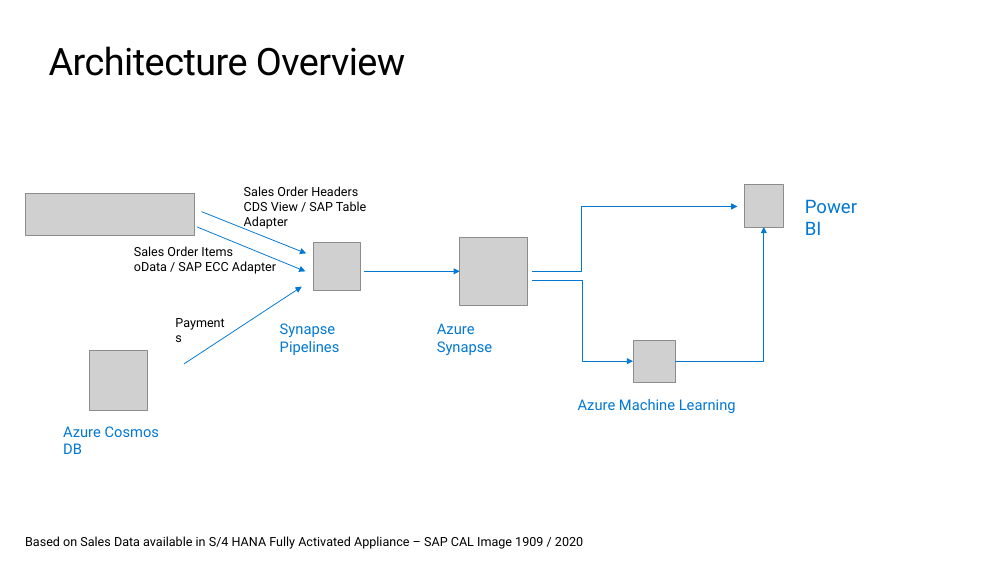
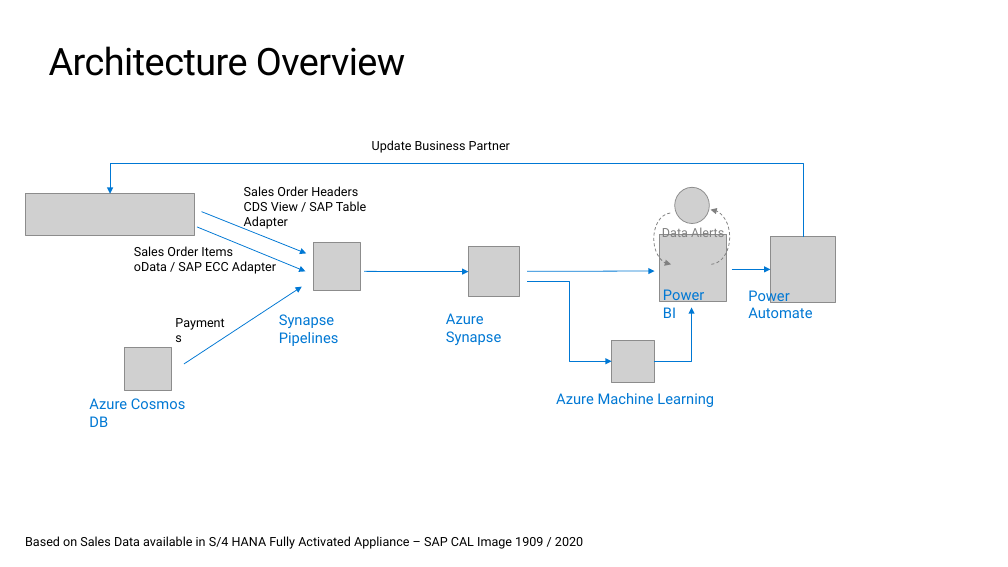
Before and after one commit to thzandvl/microhack-sap-data, a slide deck: slide 4 of SAP-Data-MicroHack.pptx. Drawn at 1008x567 pixels with LibreOffice and Linux fonts; fonts in the diff are those of the drawing; grey boxes stand for pictures; background and template pictures are left out. Boxes give left, top, right and bottom in pixels: in the first picture for what was removed or moved away, otherwise in the second. Text is boxed around its words. In the diff, an @@ line names an element or a change of style, - is before the commit and + after.

```diff
--- a/SAP-Data-MicroHack.pptx
+++ b/SAP-Data-MicroHack.pptx
@@ text added at (372,140,510,153), 12 pt, text #000000 @@
+Update Business Partner
@@ elbow arrow added from (803, 237) to (110, 194), #0078D4 0.75 pt @@
@@ elbow arrow removed from (532, 271) to (738, 206) @@
@@ picture added at (675,188,710,224) @@
@@ picture removed at (745,185,783,228) @@
@@ arc (boxed as its full ellipse) added at (654,213,689,265), outline #808080 0.75 pt dashed @@
@@ picture added at (659,234,727,302) @@
@@ text added at (662,226,724,237), 12 pt, text #808080 @@
+Data Alerts
@@ arc (boxed as its full ellipse) added at (692,210,730,264), outline #808080 0.75 pt dashed @@
@@ picture added at (771,237,836,302) @@
@@ picture: place and size @@
-picture at (460,237,527,305)
+picture at (469,247,520,297)
@@ arrow added from (732, 269) to (771, 269), #0078D4 0.75 pt @@
@@ arrow moved from (364, 271) - (460, 271) to (364, 271) - (469, 271) @@
@@ elbow arrow moved from (532, 281) - (633, 361) to (527, 281) - (612, 361) @@
@@ arrow added from (527, 271) to (655, 271), #0078D4 0.75 pt @@
@@ text "Power BI": place and size @@
-text "Power BI" at (805,199,857,235)
+text "Power BI" at (663,289,704,318)
@@ text "Power BI" at (663,289,704,318): size 17.6 to 14 pt @@
@@ text added at (748,287,812,318), 14 pt, text #0078D4 @@
+Power Automate
@@ text "Synapse Pipelines": place and size @@
-text "Synapse Pipelines" at (280,323,340,355)
+text "Synapse Pipelines" at (279,314,339,346)
@@ text "Azure Synapse": place and size @@
-text "Azure Synapse" at (437,323,492,355)
+text "Azure Synapse" at (446,313,501,345)
@@ elbow arrow moved from (675, 361) - (764, 227) to (654, 361) - (692, 308) @@
@@ picture removed at (89,351,147,411) @@
@@ picture added at (125,347,172,390) @@
@@ picture: place and size @@
-picture at (633,340,675,382)
+picture at (612,340,654,382)
@@ text "Azure Machine Learning": place and size @@
-text "Azure Machine Learning" at (578,399,736,413)
+text "Azure Machine Learning" at (556,393,714,407)
@@ text "Azure Cosmos DB": place and size @@
-text "Azure Cosmos DB" at (63,426,159,454)
+text "Azure Cosmos DB" at (89,398,185,427)
```
Also in this commit, not shown: 2 other files.
